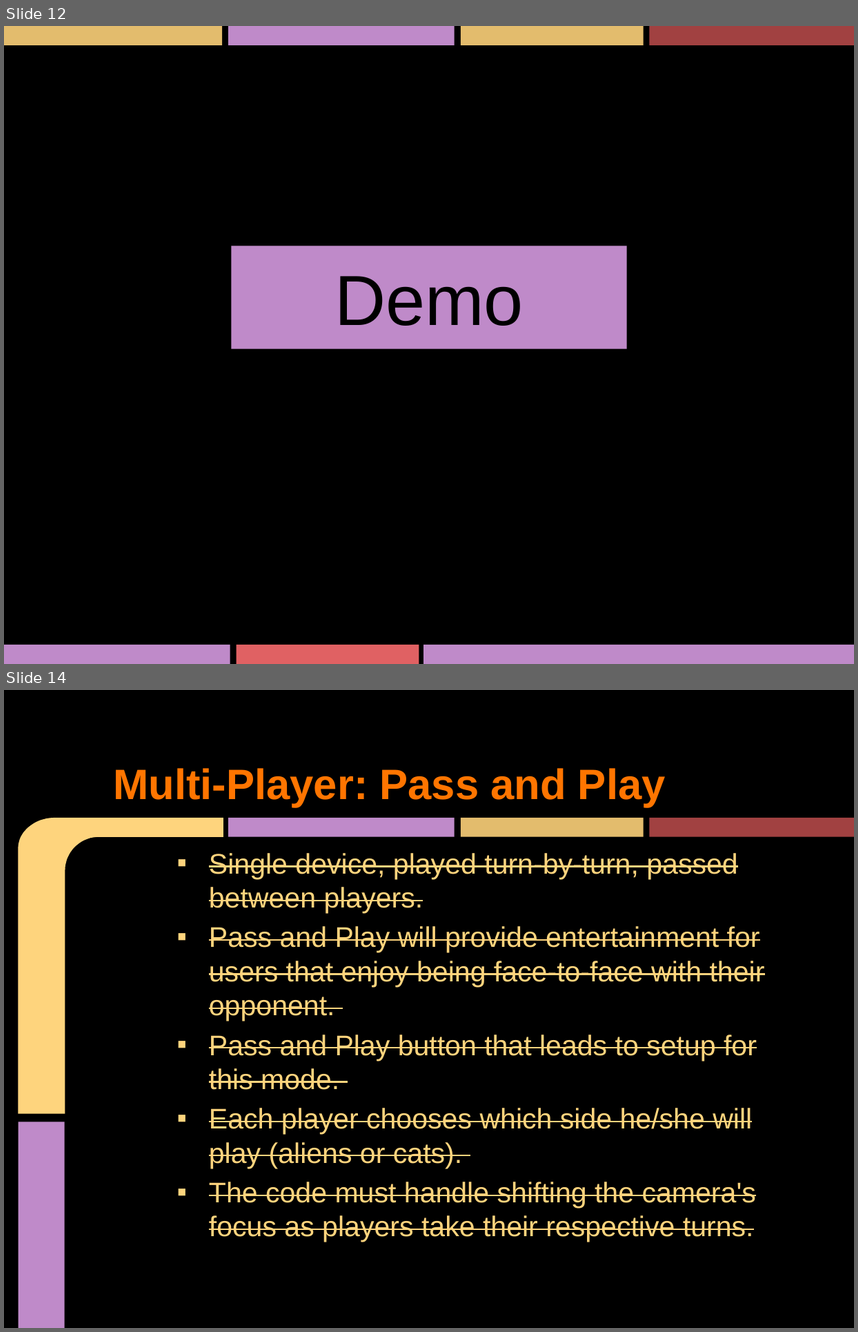
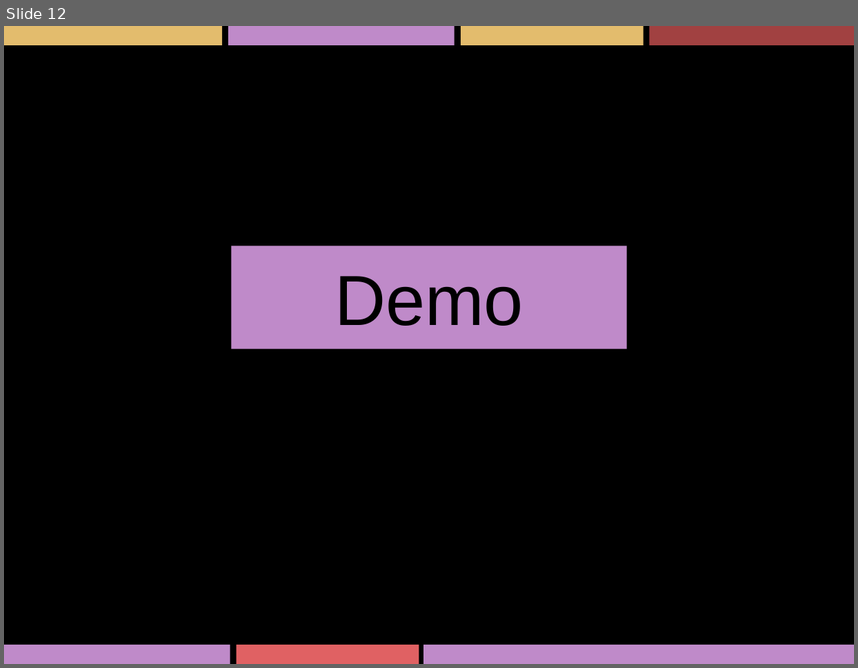
Before and after one commit to xeroequality/Repulsion-Software, a slide deck: Presentation/FirstReleaseFinal.pptx. Shown one above the other, each under a label of ours: slides 12 and 14 before the commit, slide 12 after it; the slides between them are not shown. The pictures are 858x1332 and 858x668 pixels, drawn with LibreOffice and Linux fonts; fonts in the diff are those of the drawing. Boxes give left, top, right and bottom in pixels: in the first picture for what was removed or moved away, otherwise in the second. Text is boxed around its words. In the diff, an @@ line names an element or a change of style, - is before the commit and + after.

```diff
--- a/Presentation/FirstReleaseFinal.pptx
+++ b/Presentation/FirstReleaseFinal.pptx
@@ slide 14 removed at box(4, 690, 854, 1328), background #000000 @@
@@ title removed at box(113, 768, 666, 807) @@
-Multi-Player: Pass and Play
@@ freeform shape removed at box(18, 818, 223, 1114) @@
@@ rectangle removed at box(228, 818, 455, 837) @@
@@ rectangle removed at box(461, 818, 643, 837) @@
@@ rectangle removed at box(649, 818, 854, 837) @@
@@ text removed at box(209, 853, 765, 1242) @@
-    ▪ Single device, played turn-by-turn, passed between players.
-    ▪ Pass and Play will provide entertainment for users that enjoy being face-to-face with their opponent.
-    ▪ Pass and Play button that leads to setup for this mode.
-    ▪ Each player chooses which side he/she will play (aliens or cats).
-    ▪ The code must handle shifting the camera's focus as players take their respective turns.
@@ rectangle removed at box(18, 1122, 65, 1328) @@
```
Also in this commit, not shown: 8 slides changed, 5 other slides removed.
